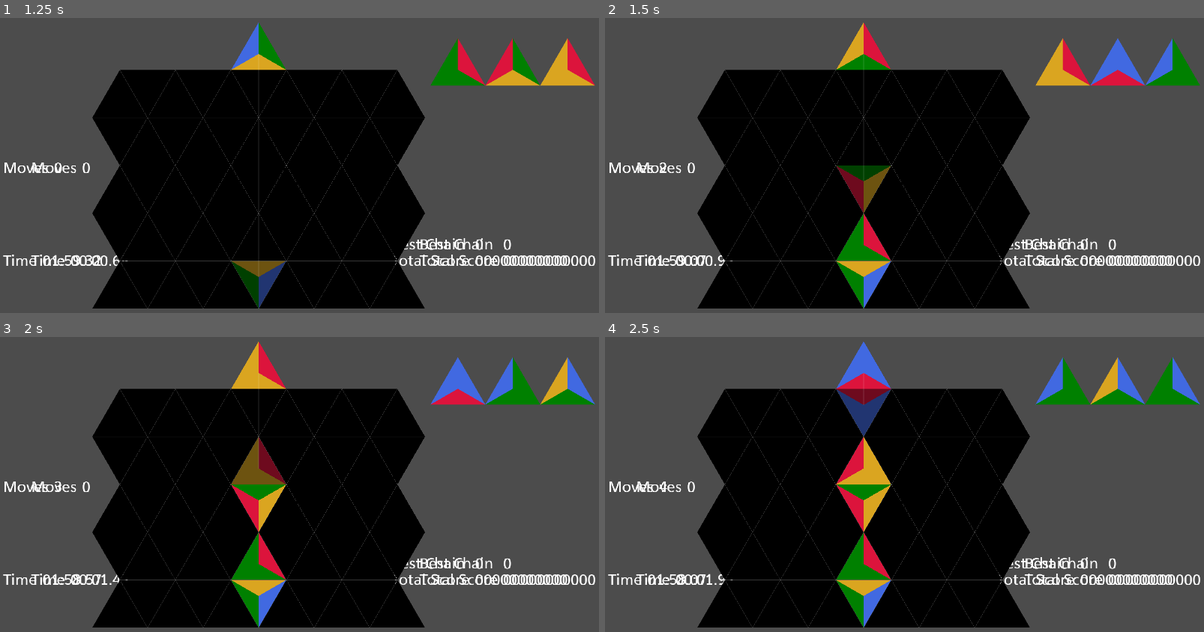
Above: before the commit, frames 1-4 (two rows, left to right).
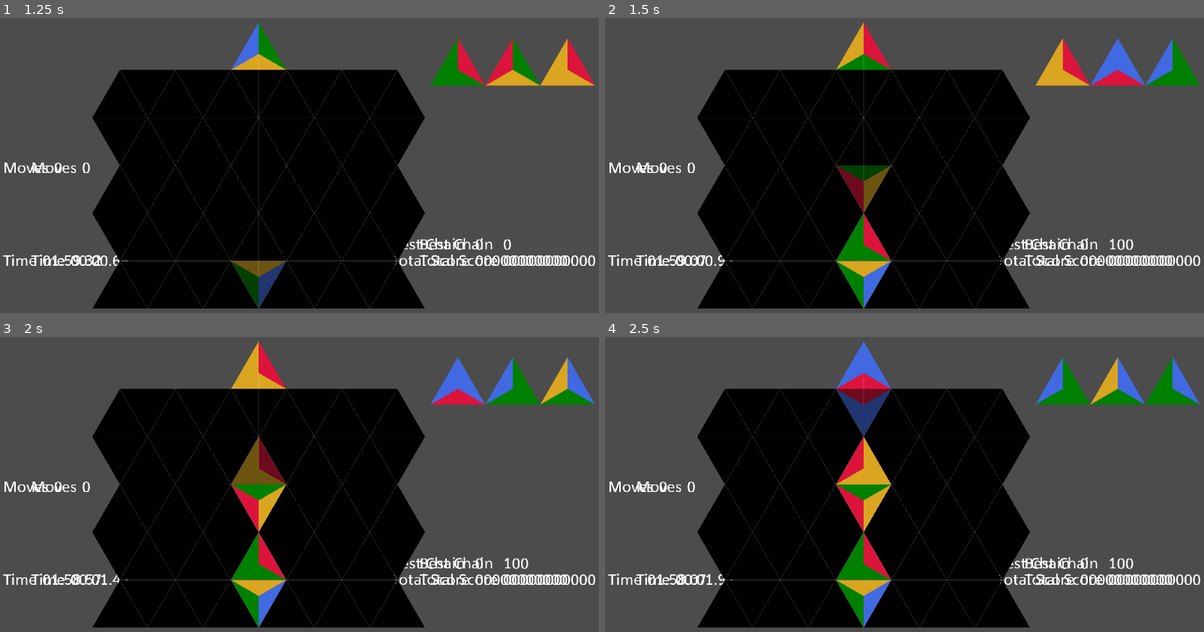
Above: after the commit, the same moments.

Repository: BoatsandJoes/tri-twist
Game: Godot game, scene res://scenes/ui/MainMenu.tscn
Two runs of this game, one before a commit and one after it. Both use one fixed random seed, a clock stepped at 60 frames per second and the inputs below.
Inputs:
- Up to frame 1 (1.25 s): click "Go go go" at 0.5 s
- Up to frame 2 (1.5 s): tap Enter (ui_accept) at 1.25 s; hold Up (ui_up) from 1.28 s (still down); hold Keypad 6 (clockwise) from 1.28 s (still down)
- Up to frame 3 (2 s): keep holding Up (ui_up); keep holding Keypad 6 (clockwise); tap Enter (ui_accept) at 1.52 s
- Up to frame 4 (2.5 s): keep holding Up (ui_up); release Keypad 6 (clockwise) at 2.03 s; tap Keypad 7 (counterclockwise) at 2.1 s; tap Enter (ui_accept) at 2.27 s

Frame 1 is identical in both runs. In frame 2, 0.1% of the frame differs, in the area x 9-89%, y 48-79%; in frame 3, 0.1%; in frame 4, 0.1%.

Commit message:
Making a move now drains 100 points.

Diff:
--- a/scenes/Mode2.gd
+++ b/scenes/Mode2.gd
@@ -5,8 +5,12 @@
 func _ready():
 	triangleDropper.gameGrid.toggle_chain_mode(true)
 	triangleDropper.gameGrid.set_gravity(0.2)
+	triangleDropper.connect("piece_sequence_advanced", self, "_on_triangleDropper_piece_sequence_advanced")
 	hud.set_time_limit(2, 0)
 
 # Called every frame. 'delta' is the elapsed time since the previous frame.
 #func _process(delta):
 #	pass
+
+func _on_triangleDropper_piece_sequence_advanced():
+	hud.get_node("HBoxContainer/VBoxContainer/ScoreDisplay").decrement_score(100)
--- a/scenes/ui/HUD.gd
+++ b/scenes/ui/HUD.gd
@@ -24,7 +24,6 @@
 func _on_MoveCount_out_of_moves():
 	emit_signal("end_game")
 
-
 func _on_TimeDisplay_out_of_time():
 	emit_signal("end_game")
 
--- a/scenes/ui/ScoreDisplay.gd
+++ b/scenes/ui/ScoreDisplay.gd
@@ -21,3 +21,11 @@
 	if value > bestChainScore:
 		bestChainScore = value
 		$HBoxContainer/Values/BestChain.text = String(value)
+
+func decrement_score(value: int):
+	if score >= 100:
+		score = score - value
+	$HBoxContainer/Values/ScoreValue.text = String(score).pad_zeros(11)
+	if value > bestChainScore:
+		bestChainScore = value
+		$HBoxContainer/Values/BestChain.text = String(value)
